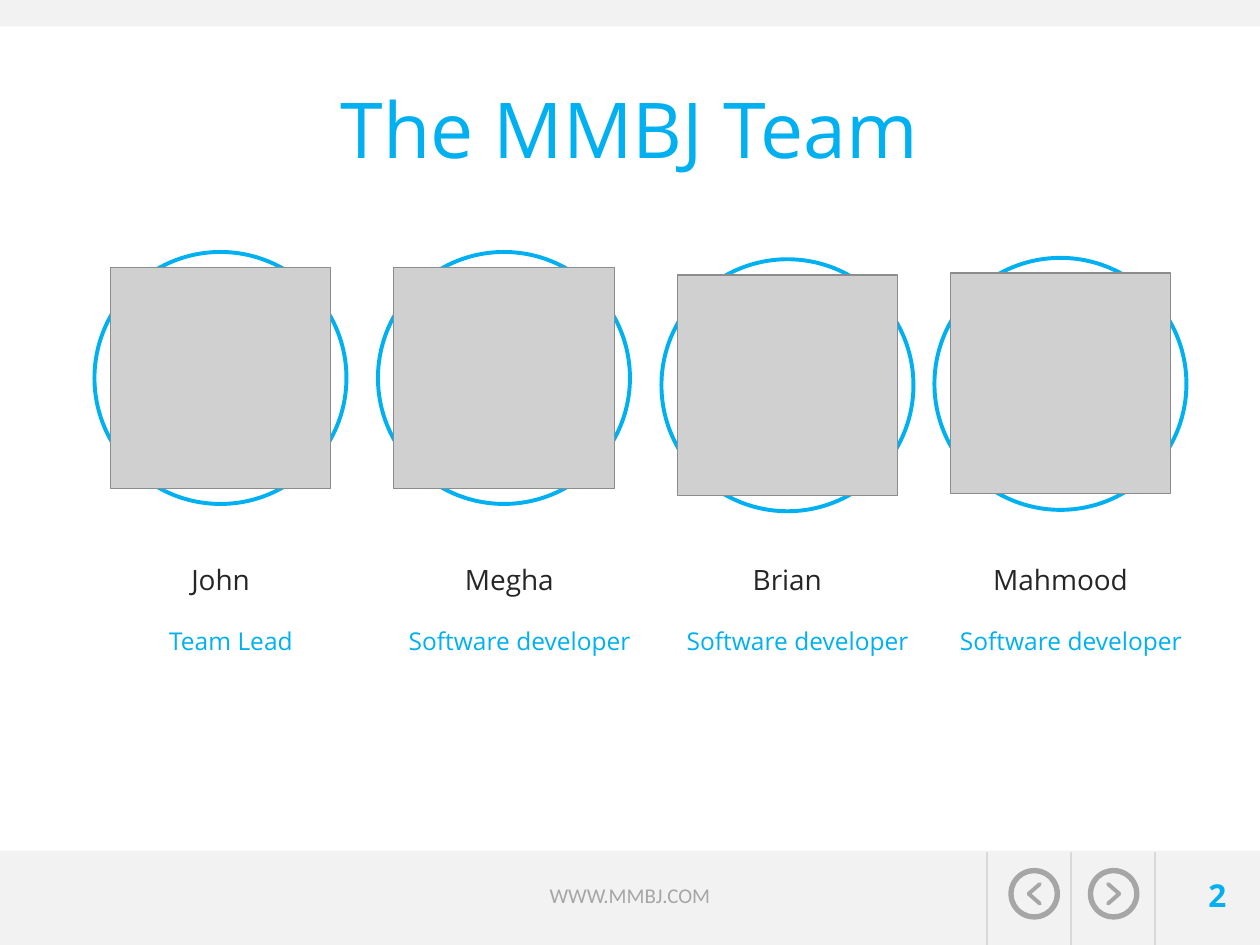
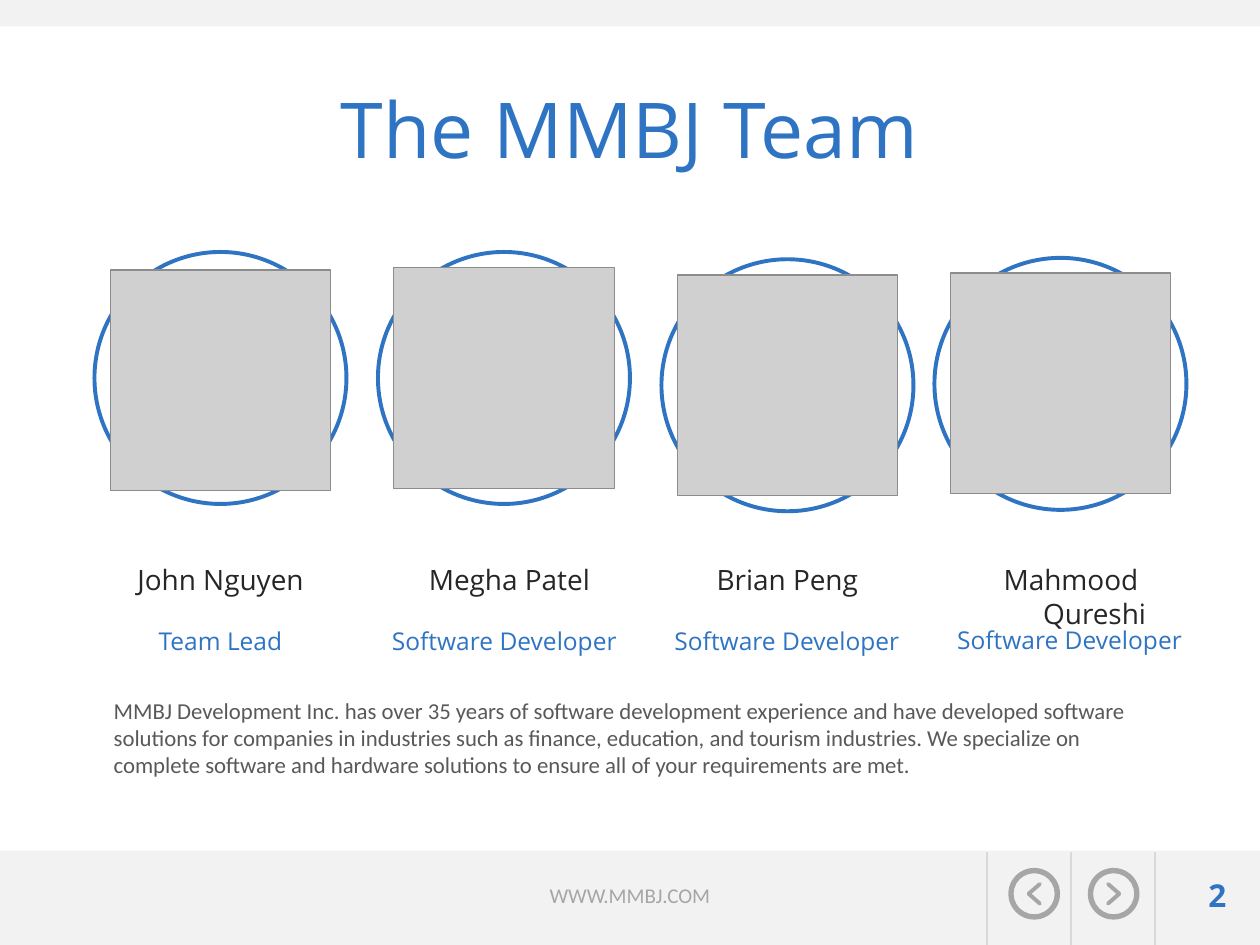
Before and after one commit to jvector-solutions/SAIT-OOSD-Team5, a slide deck: slide 2 of presentation/Travel expert presentation_Group5-John-Megha-Brian-Mahmood.pptx. Drawn at 1260x945 pixels with LibreOffice and Linux fonts; fonts in the diff are those of the drawing; grey boxes stand for pictures; background and template pictures are left out. Boxes give left, top, right and bottom in pixels: in the first picture for what was removed or moved away, otherwise in the second. Text is boxed around its words. In the diff, an @@ line names an element or a change of style, - is before the commit and + after.

```diff
--- a/presentation/Travel expert presentation_Group5-John-Megha-Brian-Mahmood.pptx
+++ b/presentation/Travel expert presentation_Group5-John-Megha-Brian-Mahmood.pptx
@@ outline #00B0F0 2.25 pt to #2F74C3 2.25 pt in 4 elements at bbox=[94, 252, 346, 504], bbox=[378, 252, 630, 504], bbox=[662, 260, 914, 512], bbox=[935, 258, 1187, 510] @@
@@ text at bbox=[137, 568, 303, 597]: text changed @@
-John
+John Nguyen
@@ text at bbox=[429, 568, 590, 597]: text changed @@
-Megha
+Megha Patel
@@ text at bbox=[717, 569, 858, 597]: text changed @@
-Brian
+Brian Peng
@@ text at bbox=[1004, 568, 1146, 631]: text changed @@
-Mahmood
+Mahmood Qureshi
@@ text colour #00B0F0 to #2F74C3 in 3 elements at bbox=[341, 99, 918, 173], bbox=[1208, 884, 1226, 907], bbox=[159, 631, 282, 651] @@
@@ text "Team Lead": place and size @@
-text "Team Lead" at bbox=[169, 631, 293, 651]
+text "Team Lead" at bbox=[159, 631, 282, 651]
@@ text at bbox=[957, 627, 1182, 655]: text changed; text colour #00B0F0 to #2F74C3 @@
-Software developer
+Software Developer
@@ text at bbox=[392, 631, 617, 656]: text changed; text colour #00B0F0 to #2F74C3 @@
-Software developer
+Software Developer
@@ text at bbox=[674, 631, 899, 656]: text changed; text colour #00B0F0 to #2F74C3 @@
-Software developer
+Software Developer
@@ text added at bbox=[114, 703, 1125, 777], 13 pt, text #595959 @@
+MMBJ Development Inc. has over 35 years of software development experience and have developed software solutions for companies in industries such as finance, education, and tourism industries. We specialize on complete software and hardware solutions to ensure all of your requirements are met.
```
Also in this commit, not shown: 9 other slides changed, 1 slide removed.
